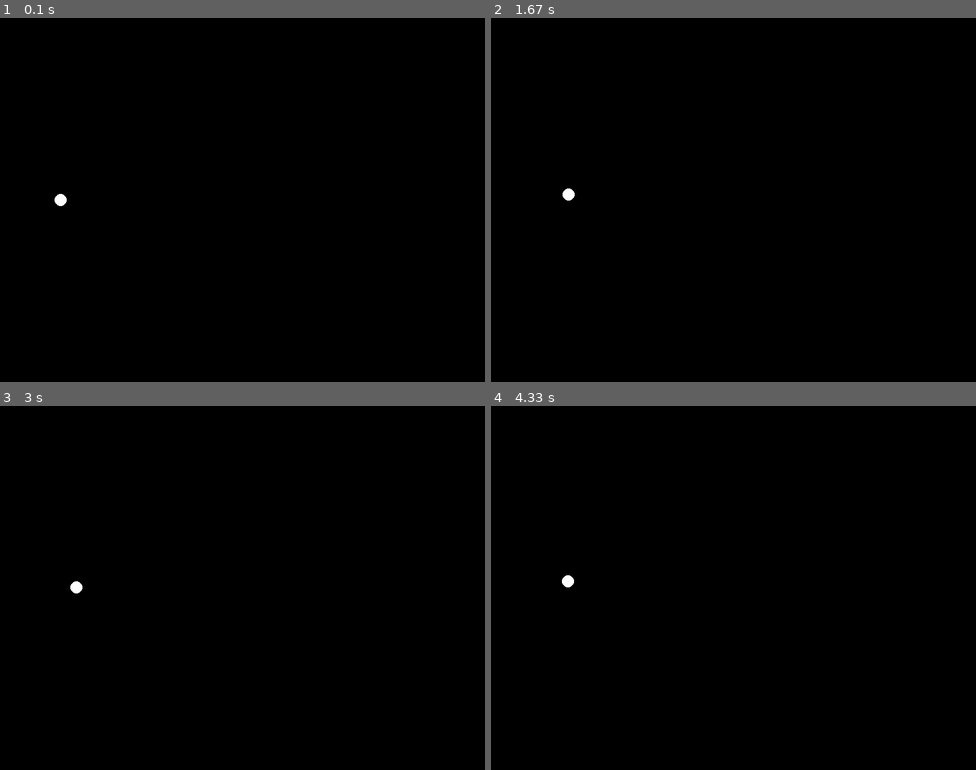
Above: before the commit, frames 1-4 (two rows, left to right).
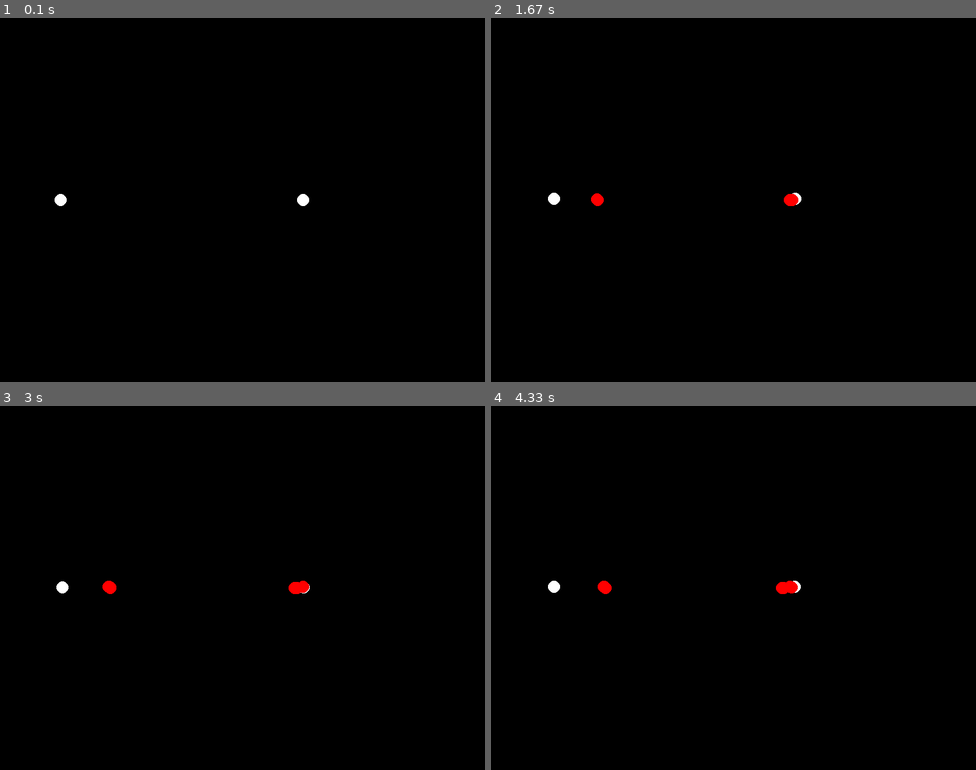
Above: after the commit, the same moments.

Repository: Nicuribeg/CGT115-Repo
Game: pygame game, started from Gunfight/main.py
Two runs of this game, one before a commit and one after it. Both use one fixed random seed, a clock stepped at 60 frames per second and the inputs below.
Inputs:
- Up to frame 1 (0.1 s): no input
- Up to frame 2 (1.67 s): hold Right Shift 0.33-0.8 s; hold Right 0.33-0.8 s; hold Right 0.83-1.3 s; hold D 0.83-1.3 s; tap Shift at 0.9, 1.2, 1.4 s; tap Right Shift at 0.98 s; hold Up 1.33-1.63 s; hold W 1.33-1.63 s
- Up to frame 3 (3 s): hold Right 1.67-2.13 s; hold D 1.67-2.13 s; tap Shift at 1.73, 2.03, 2.23, 2.53, 2.8 s; hold Left 2.17-2.7 s; hold A 2.17-2.7 s; tap Right Shift at 2.32 s; hold Down from 2.73 s (still down); hold S from 2.73 s (still down)
- Up to frame 4 (4.33 s): release Down at 3.03 s; release S at 3.03 s; hold Left 3.07-3.47 s; hold A 3.07-3.47 s; tap Shift at 3.13, 3.43, 3.57, 3.97, 4.27 s; hold Up 3.5-3.87 s; hold W 3.5-3.87 s; tap Right Shift at 3.65 s; hold Right from 3.9 s (still down); hold D from 3.9 s (still down)

The runs differ from the first frame. In frame 1, less than 0.1% of the frame differs, in the area x 61-64%, y 48-52%; in frame 2, 0.3%; in frame 3, 0.3%; in frame 4, 0.4%, in the area x 11-64%, y 46-52%.

Commit message:
Update main.py

Diff:
--- a/Gunfight/main.py
+++ b/Gunfight/main.py
@@ -10,12 +10,12 @@
 #constants and globals
 score1=0
 score2=0
-playermove = 0.5
+playermove = 0.075
 done = False
 
 #timers
 def gametimer(seconds):
-    dud = "1"
+    TestDud
 
 
 #collisions
@@ -26,7 +26,7 @@
 COLLTYPE_OBSTACLE = 5
 # PLAYER FUNCTIONS
 
-# Player 1 Mover
+#Player 1 Mover
 def MovePlayer1(body, shape, left, right, up, down):
     deltaX = 0
     deltaY = 0
@@ -97,6 +97,7 @@
 circleBody2 = pymunk.Body( 1, 100)
 circleBody2.position = (500, 300)
 circleShape2 = pymunk.Circle(circleBody2, 10)
+circleShape2.filter = pymunk.ShapeFilter(group=2)
 space.add(circleBody2, circleShape2)
 
 #bullet creations
@@ -111,14 +112,32 @@
     bulletShape = pymunk.Circle(bulletBody, 5)
     bulletShape.friction = 0
     bulletShape.filter = (pymunk.ShapeFilter(group=1))
-    bulletBody.velocity = (800, 0)
 
     gameSpace.add(bulletBody, bulletShape)
-
-
-    return bulletShape
-
-
+    bulletBody.velocity = (5, 0)
+
+    return bulletBody
+
+def fireRightBullet(gameSpace,player_body):
+    bulletSpawnX = player_body.position.x - 35
+    bulletSpawnY = player_body.position.y
+    bulletMass = 1
+    bulletMoment = pymunk.moment_for_circle(bulletMass,0,5)
+    bulletBody = pymunk.Body(bulletMass, bulletMoment)
+    spawnDistance = 35
+    bulletBody.position = (bulletSpawnX + spawnDistance, bulletSpawnY)
+    bulletShape = pymunk.Circle(bulletBody, 5)
+    bulletShape.friction = 0
+    bulletShape.filter = (pymunk.ShapeFilter(group=2))
+
+
+    gameSpace.add(bulletBody, bulletShape)
+    bulletBody.velocity = (-5, 0)
+
+    return bulletBody
+
+bullets1 = []
+bullets2 = []
 #Game Loop
 leftArrowDown = False
 rightArrowDown = False
@@ -128,8 +147,15 @@
 DKeyDown = False
 WKeyDown = False
 SKeyDown = False
-LeftShiftDown = False
+#LeftShiftDown = False
 RightShiftDown = False
+
+roundActive = False
+ammo1 = 6
+ammo2 = 6
+
+out_of_ammo1 = False
+out_of_ammo2 = False
 while not done:
     for event in pygame.event.get():
         if event.type == pygame.QUIT:
@@ -153,7 +179,15 @@
             if event.key == pygame.K_s:
                 SKeyDown = True
             if event.key == pygame.K_LSHIFT:
-                LeftShiftDown = True
+                if out_of_ammo1 == False:
+                    newBullet = fireLeftBullet(space, circleBody1)
+                    bullets1.append(newBullet)
+                    ammo1 = ammo1 - 1
+            if event.key == pygame.K_RSHIFT:
+                if out_of_ammo2 == False:
+                    newBullet = fireRightBullet(space, circleBody2)
+                    bullets2.append(newBullet)
+                    ammo2 = ammo2 - 1
             if event.key == pygame.K_RSHIFT:
                 RightShiftDown = True
         if event.type == pygame.KEYUP:
@@ -173,32 +207,29 @@
                 downArrowDown = False
             if event.key == pygame.K_s:
                 SKeyDown = False
-            if event.key == pygame.K_LSHIFT:
-                LeftShiftDown = False
-            if event.key == pygame.K_RSHIFT:
-                RightShiftDown = False
-
-    #Keeps track of bullets active
-    bullets = []
-    if LeftShiftDown:
-        newBullet = fireLeftBullet(space,circleBody1)
-        bullets.append(newBullet)
 
 
 
     MovePlayer1(circleBody1, circleShape1, leftArrowDown, rightArrowDown, downArrowDown, upArrowDown)
     space.step(1 / 60.0)
     screen.fill((0, 0, 0))
-    circleX = int(circleBody1.position.x)
-    circleY = int(circleBody1.position.y)
-    pygame.draw.circle(screen, (255, 255, 255), (circleX, circleY), 10)
-    #MovePlayer2(circleBody2, circleShape2, AKeyDown, DKeyDown, SKeyDown, WKeyDown)
-    #circleX = int(circleBody2.position.x)
-    #circleY = int(circleBody2.position.y)
-    #pygame.draw.circle(screen, (255, 255, 255), (circleX, circleY), 10)
-
-    for bullet in bullets:
-        pos = bullet.body.position
-        pygame.draw.circle(screen, (255, 0, 0), (int(pos.x), int(pos.y)), 5)
-
+    circle1X = int(circleBody1.position.x)
+    circle1Y = int(circleBody1.position.y)
+    pygame.draw.circle(screen, (255, 255, 255), (circle1X, circle1Y), 10)
+    MovePlayer2(circleBody2, circleShape2, AKeyDown, DKeyDown, SKeyDown, WKeyDown)
+    circle2X = int(circleBody2.position.x)
+    circle2Y = int(circleBody2.position.y)
+    pygame.draw.circle(screen, (255, 255, 255), (circle2X, circle2Y), 10)
+
+    for bullet in bullets1:
+        pos = bullet.position
+        pygame.draw.circle(screen, (255, 0, 0), (int(pos.x), int(pos.y)), 10)
+    for bullet in bullets2:
+        pos = bullet.position
+        pygame.draw.circle(screen, (255, 0, 0), (int(pos.x), int(pos.y)), 10)
     pygame.display.update()
+
+    if ammo1 <= 0:
+        out_of_ammo1 = True
+    if ammo2 <= 0:
+        out_of_ammo2 = True
